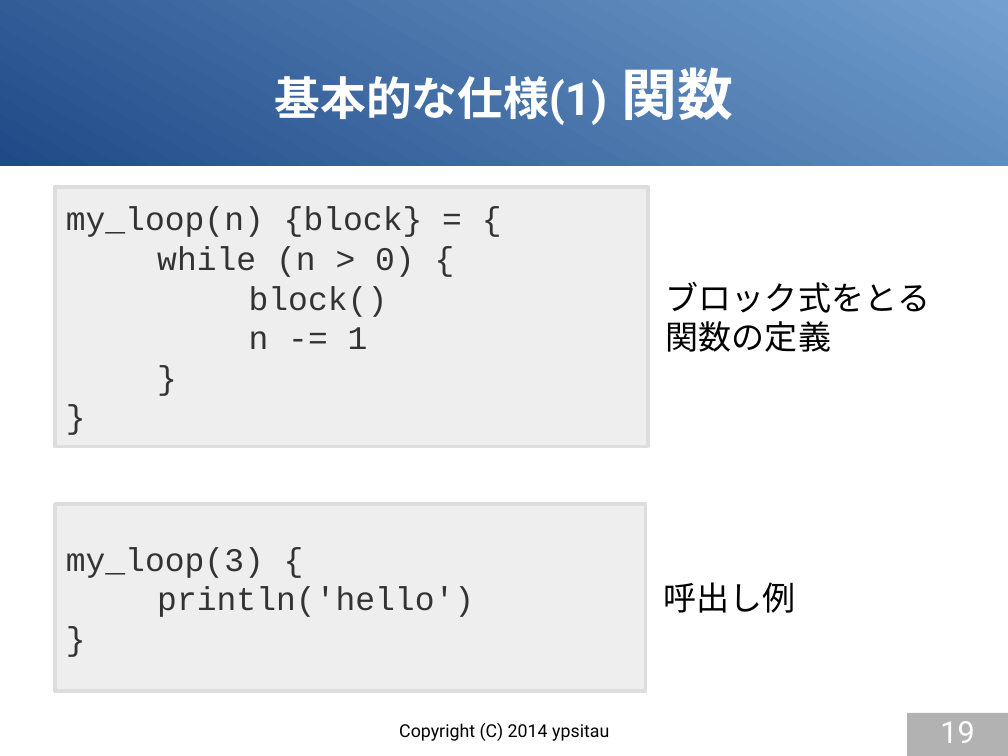
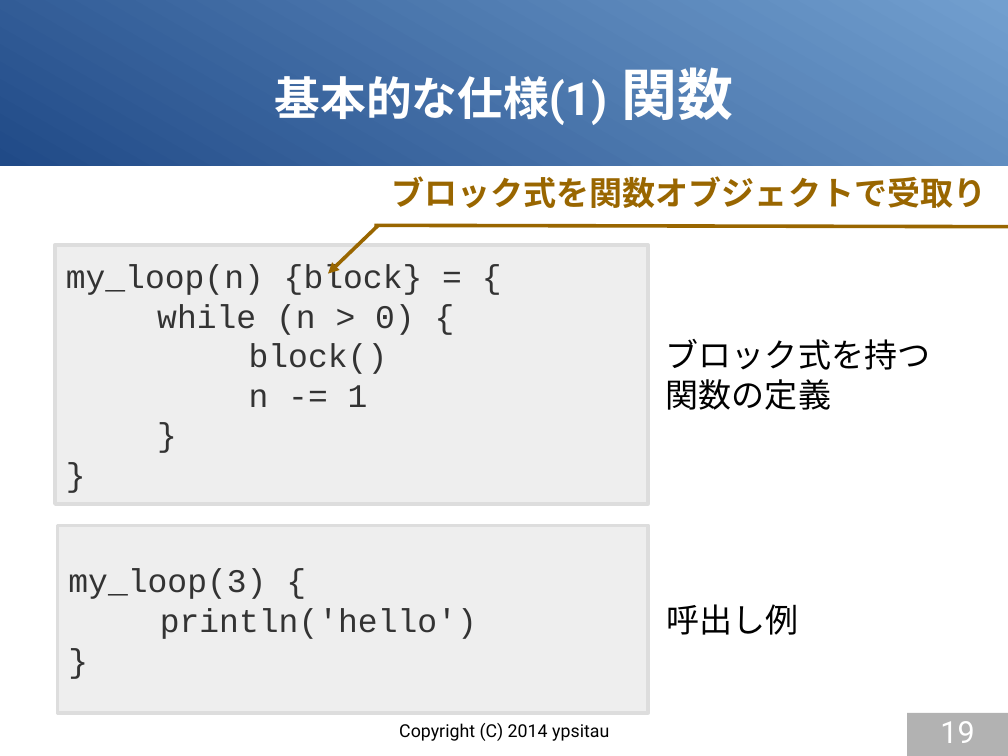
Before and after one commit to gura-lang/gura-doc, a slide deck: slide 19 of presentation/gura-introduction.odp. Drawn at 1008x756 pixels with LibreOffice and Linux fonts; fonts in the diff are those of the drawing. Boxes give left, top, right and bottom in pixels: in the first picture for what was removed or moved away, otherwise in the second. Text is boxed around its words. In the diff, an @@ line names an element or a change of style, - is before the commit and + after.

```diff
--- a/presentation/gura-introduction.odp
+++ b/presentation/gura-introduction.odp
@@ text added at [392, 176, 987, 208], 26 pt, text #996600, bold @@
+ブロック式を関数オブジェクトで受取り
@@ arrow added from (379, 225) to (328, 273), #996600 2.83 pt @@
@@ line added from (374, 225) to (1008, 227), #996600 2.83 pt @@
@@ rectangle "my_loop(n) {block} = {": place and size @@
-rectangle "my_loop(n) {block} = {" at [55, 188, 649, 446]
+rectangle "my_loop(n) {block} = {" at [55, 245, 649, 504]
@@ text "ブロック式を持つ": place and size @@
-text "ブロック式を持つ" at [666, 282, 930, 352]
+text "ブロック式を持つ" at [666, 339, 930, 410]
@@ text at [666, 339, 930, 370]: text changed @@
-ブロック式をとる
+ブロック式を持つ
@@ rectangle "my_loop(3) {": place and size @@
-rectangle "my_loop(3) {" at [55, 504, 646, 692]
+rectangle "my_loop(3) {" at [58, 526, 649, 713]
@@ text "呼出し例": place and size @@
-text "呼出し例" at [664, 582, 796, 613]
+text "呼出し例" at [666, 604, 798, 635]
```
Also in this commit, not shown: 9 other slides changed, 5 slides added.
